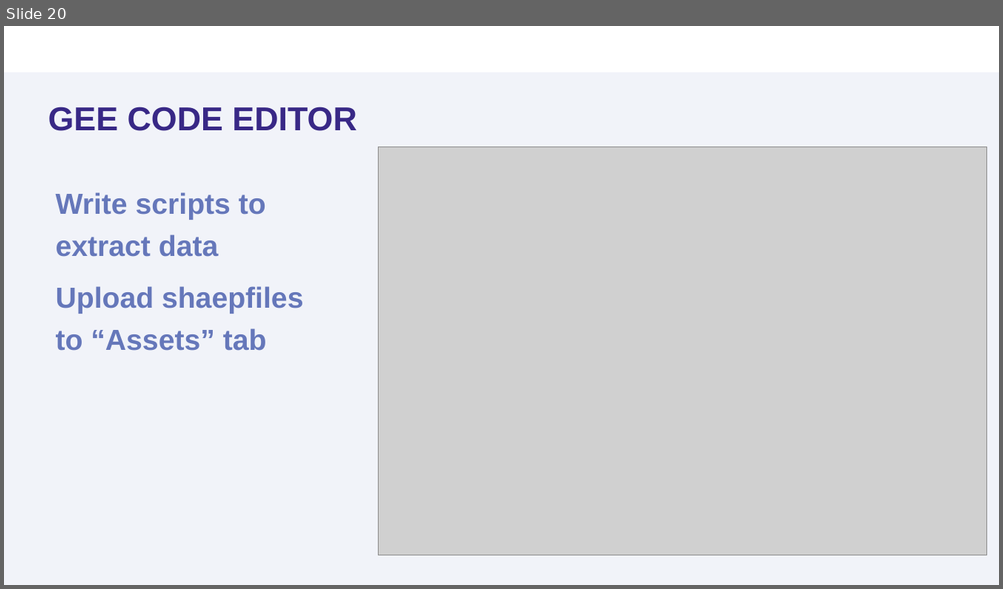
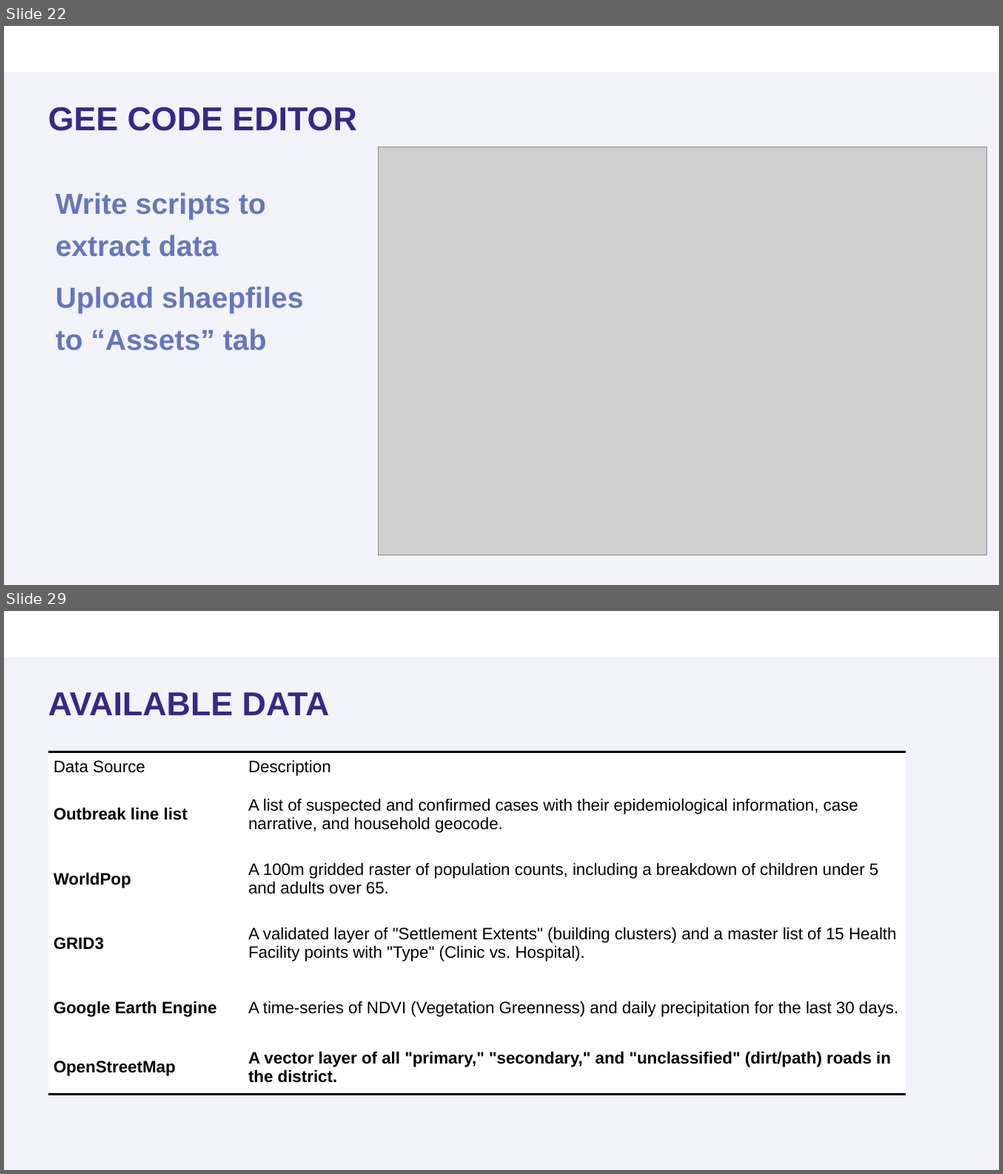
Before and after one commit to sooyoung1021/Module-5-Open-Source-Data, a slide deck: presentations/Module 5_Open Source Data.pptx. Shown one above the other, each under a label of ours: slide 20 before the commit, slides 22 and 29 after it; the slides between them are not shown. The pictures are 1003x589 and 1003x1174 pixels, drawn with LibreOffice and Linux fonts; fonts in the diff are those of the drawing; grey boxes stand for pictures; background and template pictures are left out. Boxes give left, top, right and bottom in pixels: in the first picture for what was removed or moved away, otherwise in the second. Text is boxed around its words. In the diff, an @@ line names an element or a change of style, - is before the commit and + after.

```diff
--- a/presentations/Module 5_Open Source Data.pptx
+++ b/presentations/Module 5_Open Source Data.pptx
@@ slide 29 added at (4, 611, 999, 1170), background #FFFFFF; not listed: 2 template elements that a slide beside it also shows @@
@@ title added at (48, 692, 330, 715), 32 pt, text #382886, bold @@
+AVAILABLE DATA
@@ table added at (48, 752, 905, 1094), 6 rows, 2 columns @@
+Data Source | Description
+Outbreak line list | A list of suspected and confirmed cases with their epidemiological information, case narrative, and household geocode.
+WorldPop | A 100m gridded raster of population counts, including a breakdown of children under 5 and adults over 65.
+GRID3 | A validated layer of "Settlement Extents" (building clusters) and a master list of 15 Health Facility points with "Type" (Clinic vs. Hospital).
+Google Earth Engine | A time-series of NDVI (Vegetation Greenness) and daily precipitation for the last 30 days.
+OpenStreetMap | A vector layer of all "primary," "secondary," and "unclassified" (dirt/path) roads in the district.
@@ what was slide 20 is now slide 22 @@
```
Also in this commit, not shown: 9 slides changed, 11 other slides added, 4 slides removed, 1 other file.
